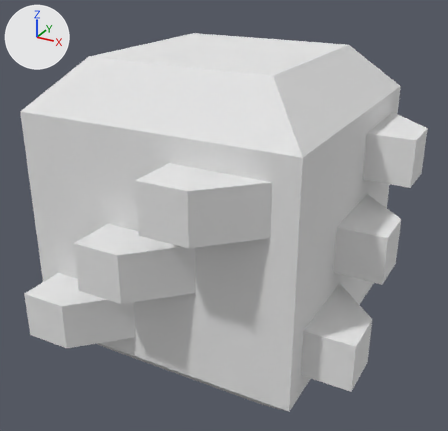
An edit to the Blender file src/main/resources/assets/factorization/models/block/whirligig.blend, drawn before and after from the same camera.
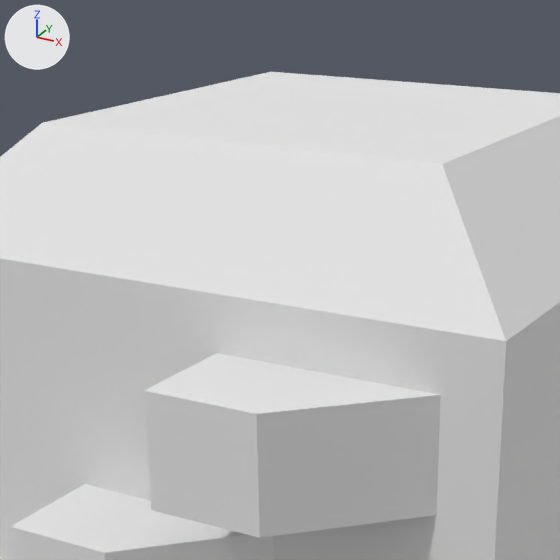
Each version appears first whole from a camera (50 mm lens) standing at (12.74, -23.33, 11.11) and looking at (0.02, -0.21, -0.45), and next in a close-up on the part from 15% to 73% of the width and 0% to 60% of the height. The axes (+X, +Y, +Z) are drawn at upper left. The lights are the same throughout.

In view in the first close-up: 'Steam Chamber', 'Vents'.
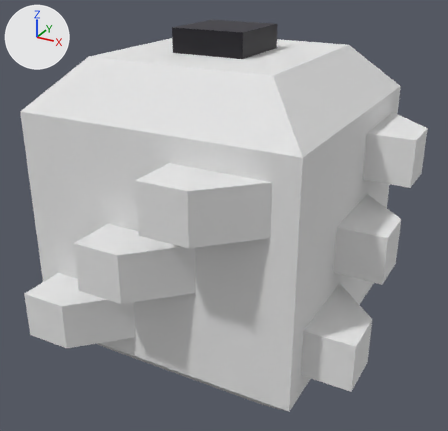
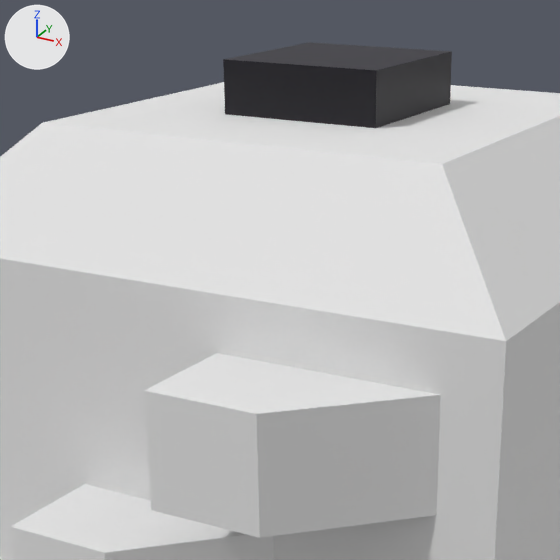
Boxes [x1, y1, x2, y2] around the edits, measured in the close-ups (560 x 560 px):
'shaft', shown (black): after [223, 42, 452, 128]

The change in detail:
Object 'shaft' (ob_shaft) is now shown.
